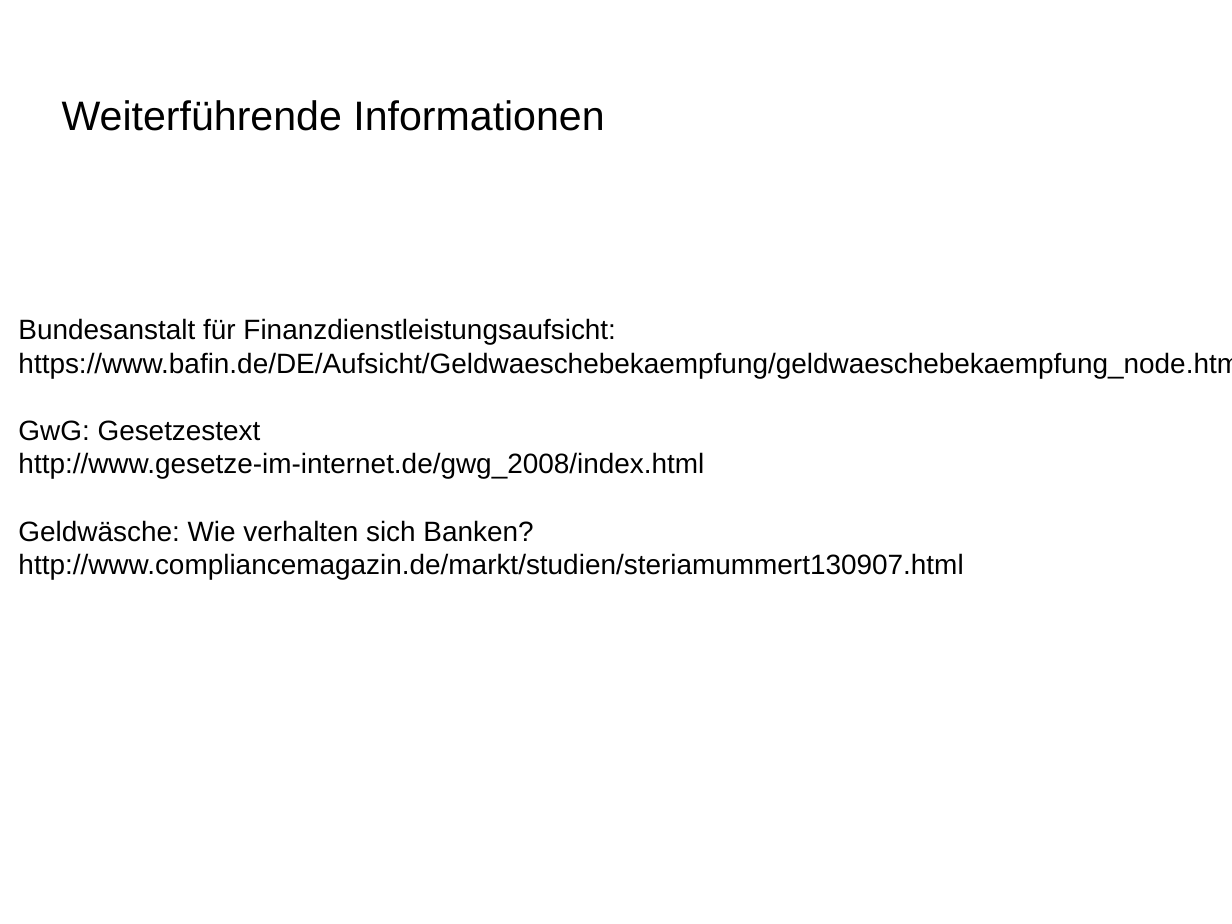
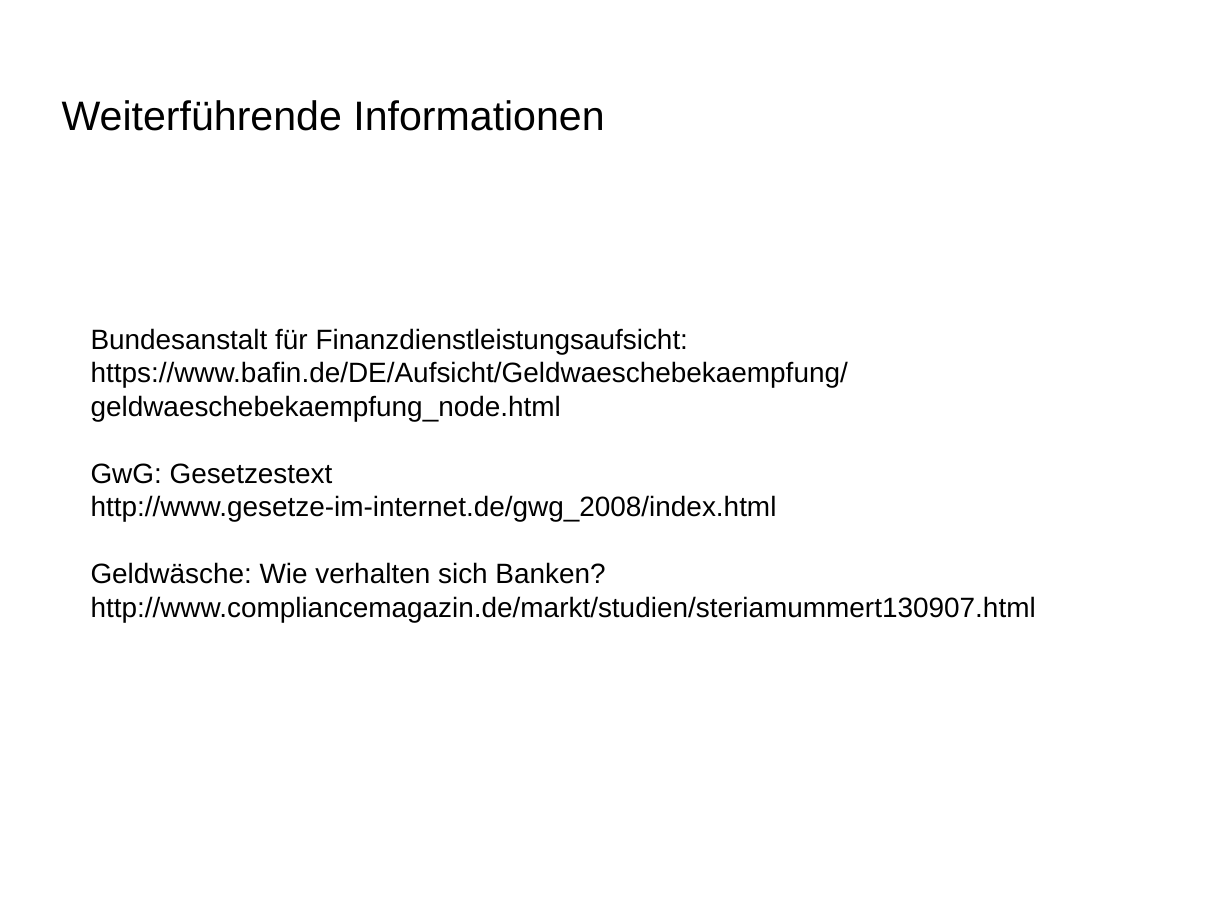
Before and after one commit to BlurryRoots/BW1, a slide deck: slide 7 of presentation/presentation.odp (slide 9 before the commit). Drawn at 1232x924 pixels with LibreOffice and Linux fonts; fonts in the diff are those of the drawing; background and template pictures are left out. Boxes give left, top, right and bottom in pixels: in the first picture for what was removed or moved away, otherwise in the second. Text is boxed around its words. In the diff, an @@ line names an element or a change of style, - is before the commit and + after.

```diff
--- a/presentation/presentation.odp
+++ b/presentation/presentation.odp
@@ text "Bundesanstalt für Finanzdienstleistungsaufsicht:" rewrapped from [18, 318, 1232, 579] to [91, 328, 1036, 622] @@
```
Also in this commit, not shown: 4 other slides changed, 2 slides added, 4 slides removed.
